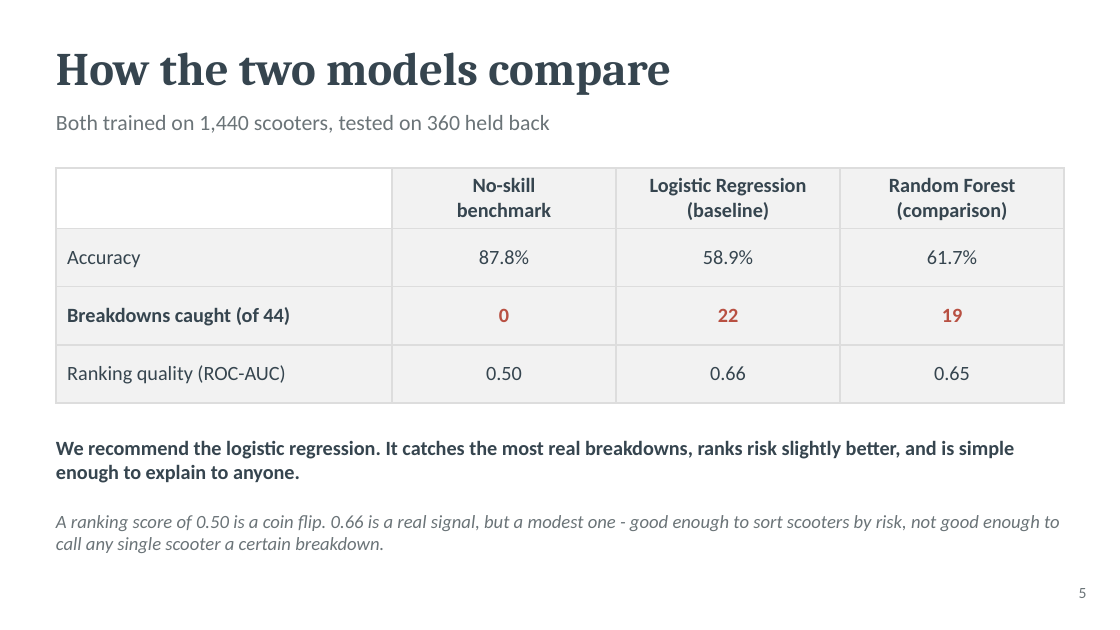
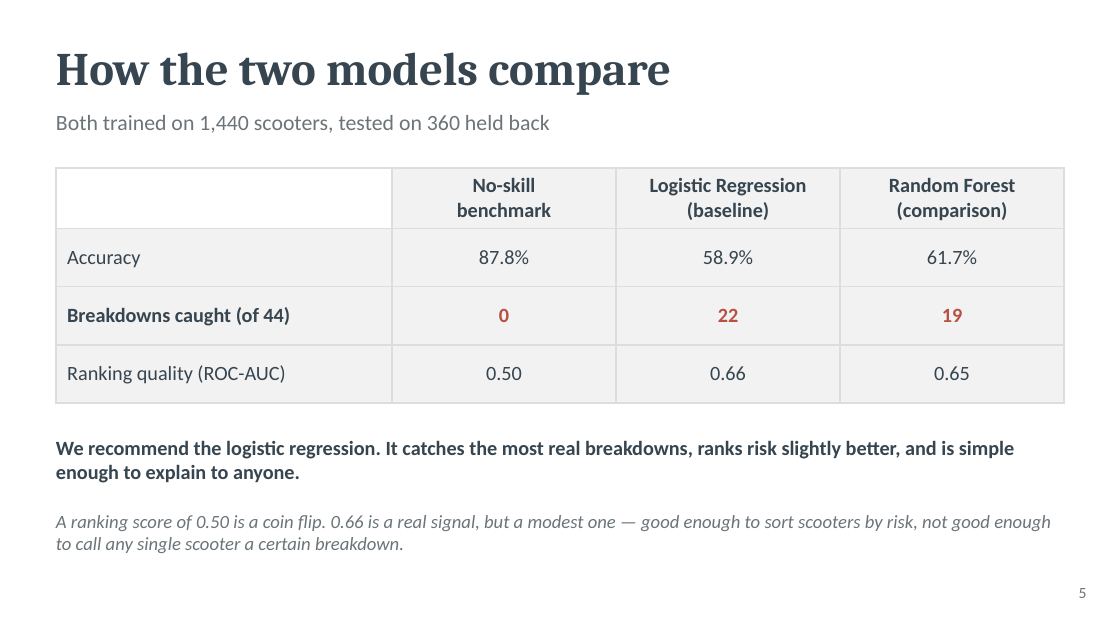
Before and after one commit to nikhilbansal034/pythontutedude, a slide deck: slide 5 of datacamp project/scooter_reliability_presentation.pptx. Drawn at 1120x630 pixels with LibreOffice and Linux fonts; fonts in the diff are those of the drawing. Boxes give left, top, right and bottom in pixels: in the first picture for what was removed or moved away, otherwise in the second. Text is boxed around its words. In the diff, an @@ line names an element or a change of style, - is before the commit and + after.

```diff
--- a/datacamp project/scooter_reliability_presentation.pptx
+++ b/datacamp project/scooter_reliability_presentation.pptx
@@ text at [56, 515, 1051, 553]: text changed @@
-A ranking score of 0.50 is a coin flip. 0.66 is a real signal, but a modest one - good enough to sort scooters by risk, not good enough to call any single scooter a certain breakdown.
+A ranking score of 0.50 is a coin flip. 0.66 is a real signal, but a modest one — good enough to sort scooters by risk, not good enough to call any single scooter a certain breakdown.
```
Also in this commit, not shown: 6 other slides changed, 1 other file.
